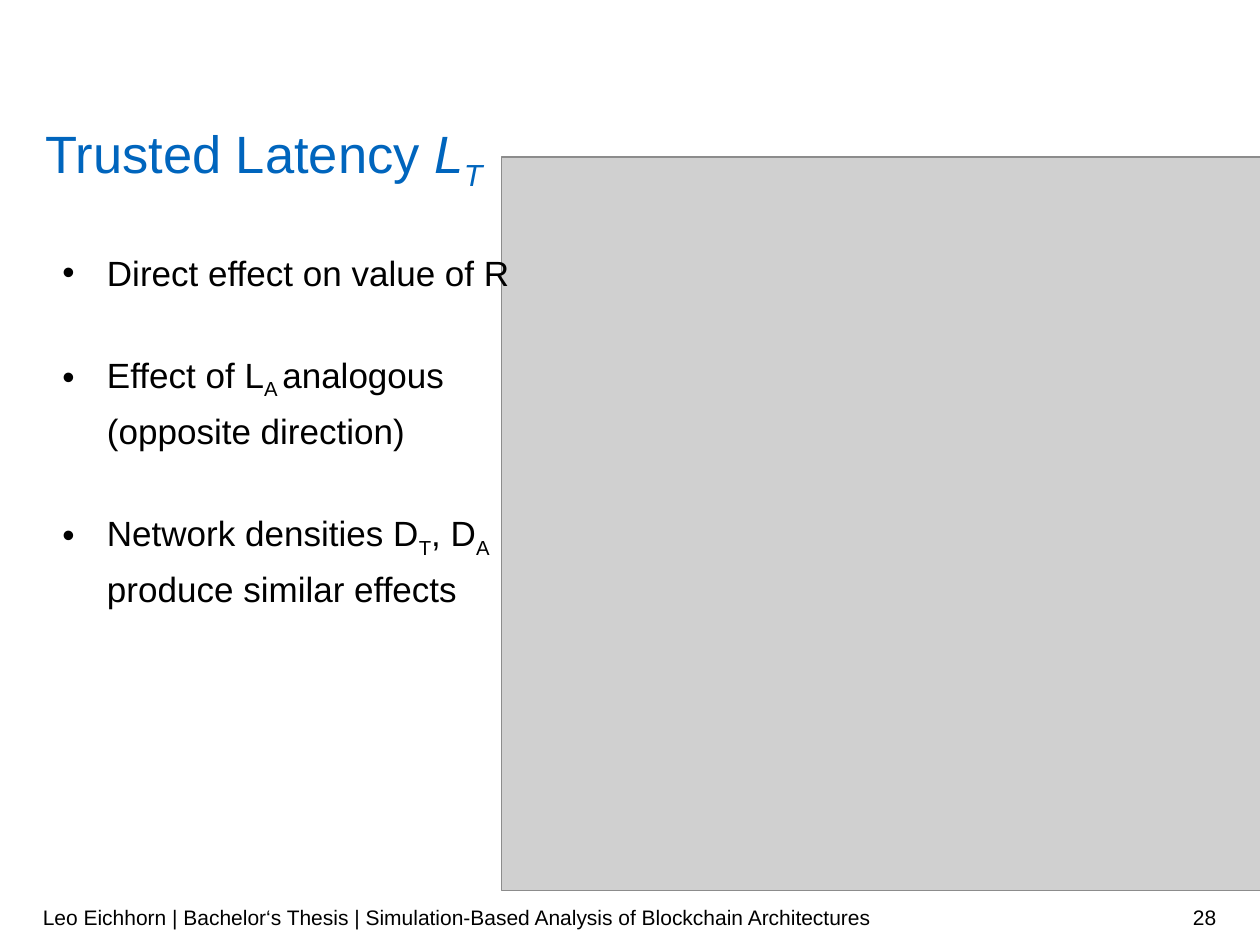
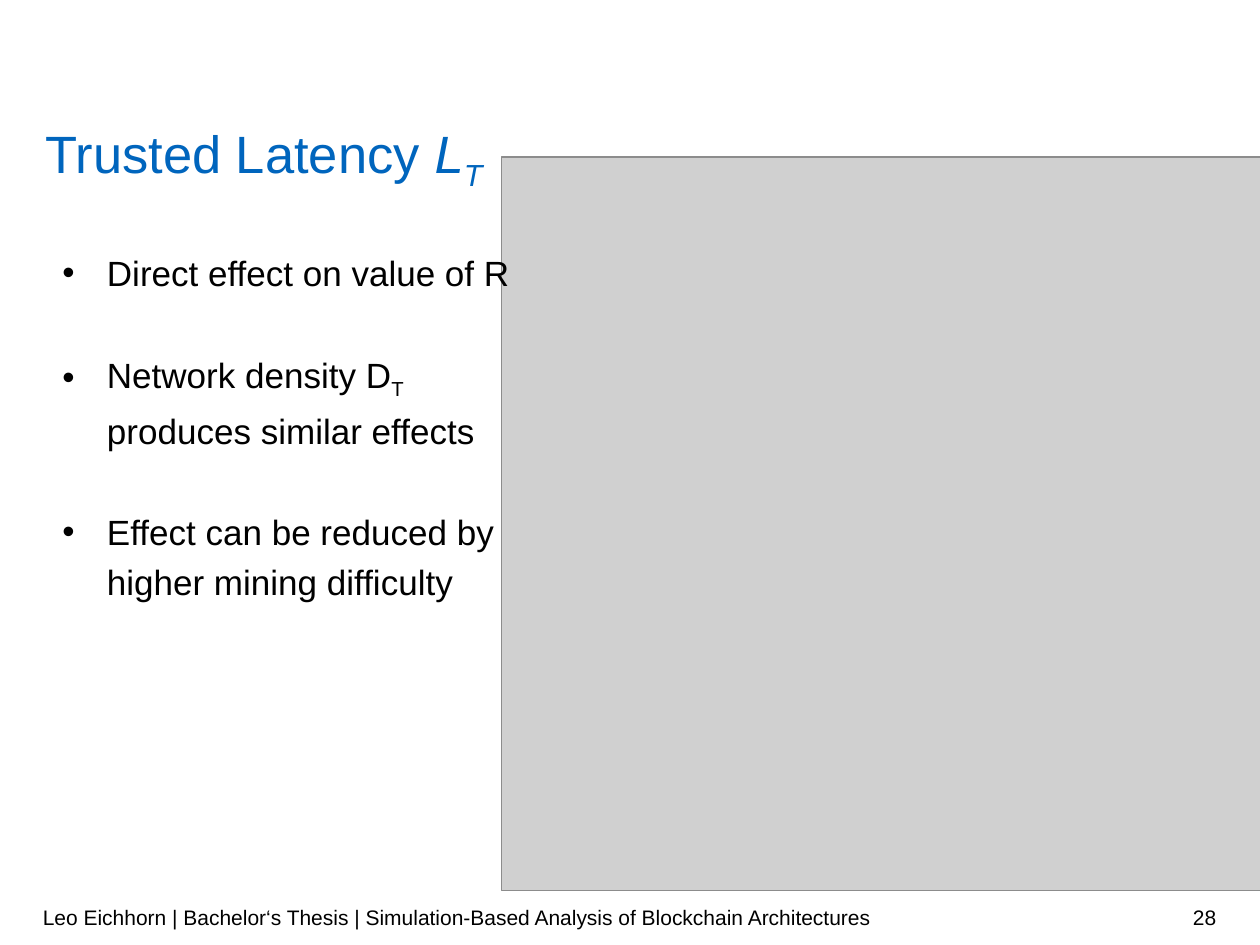
Before and after one commit to LeoEichhorn/Blockchain, a slide deck: slide 28 of Presentation/Blockchain.pptx. Drawn at 1260x945 pixels with LibreOffice and Linux fonts; fonts in the diff are those of the drawing; grey boxes stand for pictures; background and template pictures are left out. Boxes give left, top, right and bottom in pixels: in the first picture for what was removed or moved away, otherwise in the second. Text is boxed around its words. In the diff, an @@ line names an element or a change of style, - is before the commit and + after.

```diff
--- a/Presentation/Blockchain.pptx
+++ b/Presentation/Blockchain.pptx
@@ text at [107,362,494,602]: text changed @@
-  • Effect of LA analogous
-    (opposite direction)
-  • Network densities DT, DA
-    produce similar effects
+  • Network density DT
+    produces similar effects
+  • Effect can be reduced by
+    higher mining difficulty
```
Also in this commit, not shown: 21 other slides changed, 8 slides added, 19 other files.
